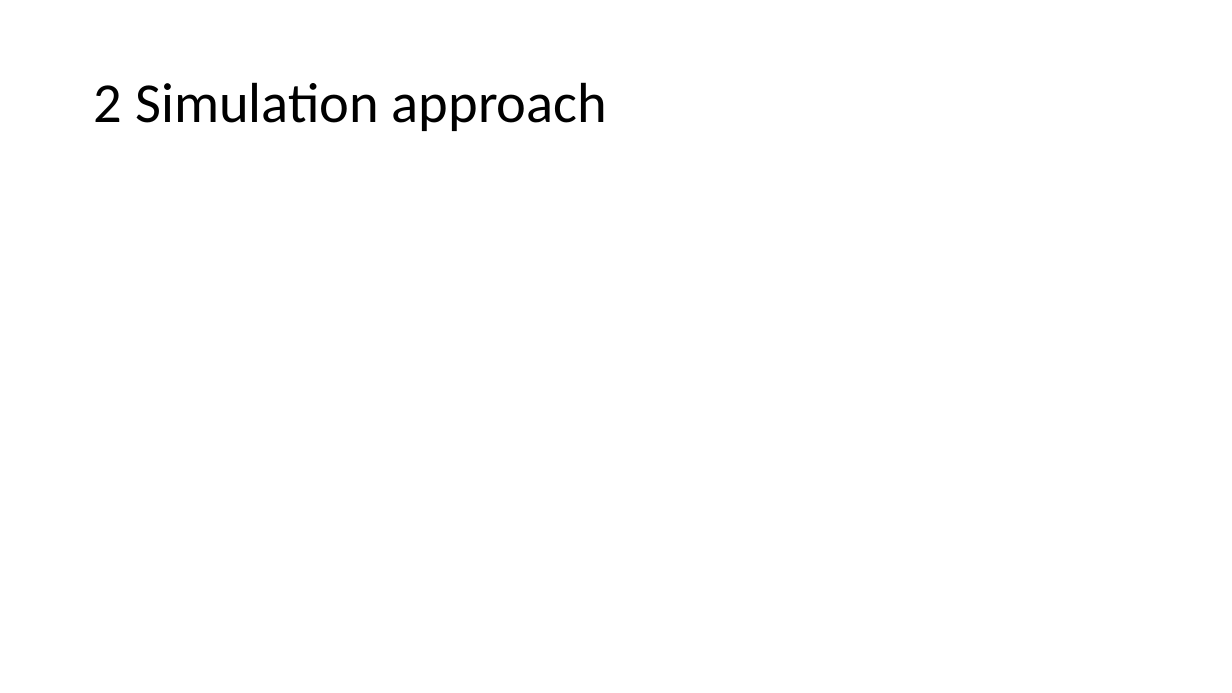
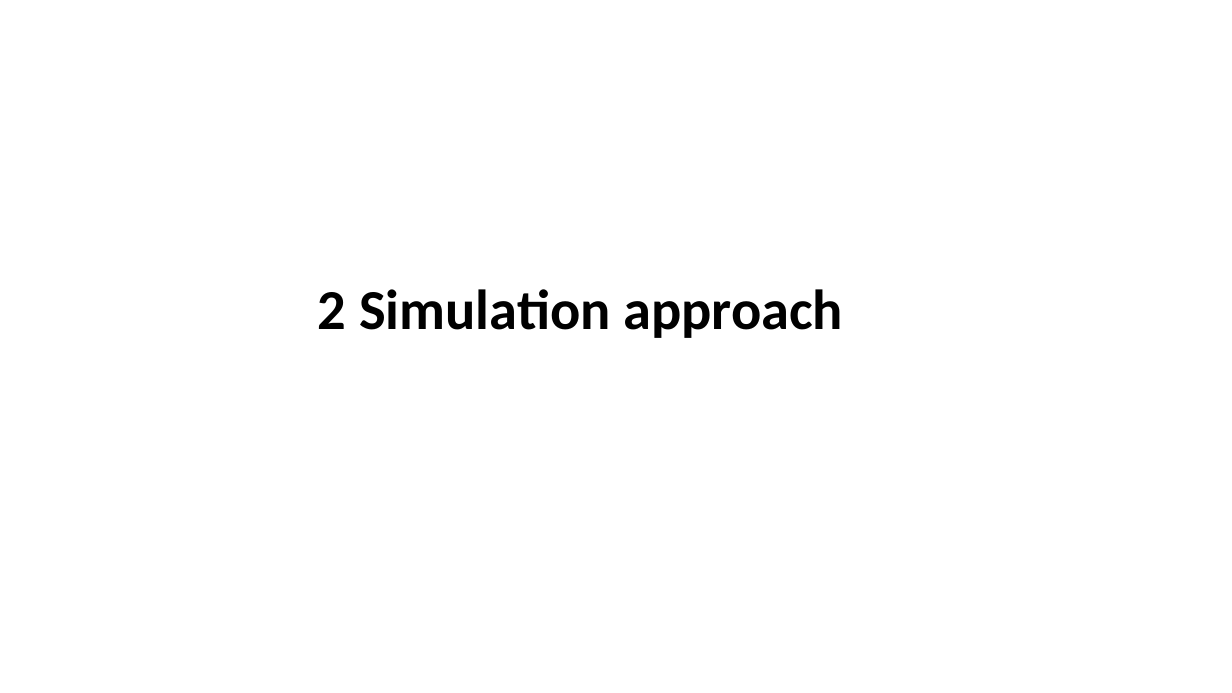
Before and after one commit to eamonn2014/SURVIVAL-POWER, a slide deck: slide 14 of Survival Sample Size Presentation July 2021.odp. Drawn at 1232x693 pixels with LibreOffice and Linux fonts; fonts in the diff are those of the drawing. Boxes give left, top, right and bottom in pixels: in the first picture for what was removed or moved away, otherwise in the second. Text is boxed around its words. In the diff, an @@ line names an element or a change of style, - is before the commit and + after.

```diff
--- a/Survival Sample Size Presentation July 2021.odp
+++ b/Survival Sample Size Presentation July 2021.odp
@@ title "2 Simulation approach": place and size @@
-title "2 Simulation approach" at bbox=[94, 82, 607, 131]
+title "2 Simulation approach" at bbox=[318, 289, 843, 338]
@@ title "2 Simulation approach" at bbox=[318, 289, 843, 338]: bold on @@
```
Also in this commit, not shown: 12 other slides changed, 3 slides added, 1 slide removed, 1 other file.
